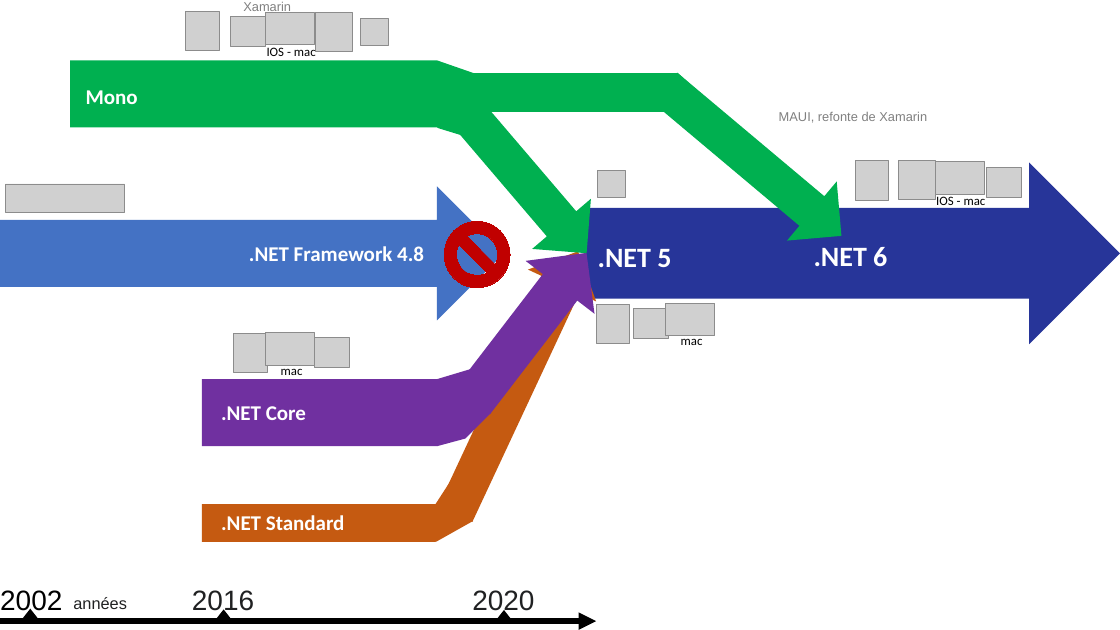
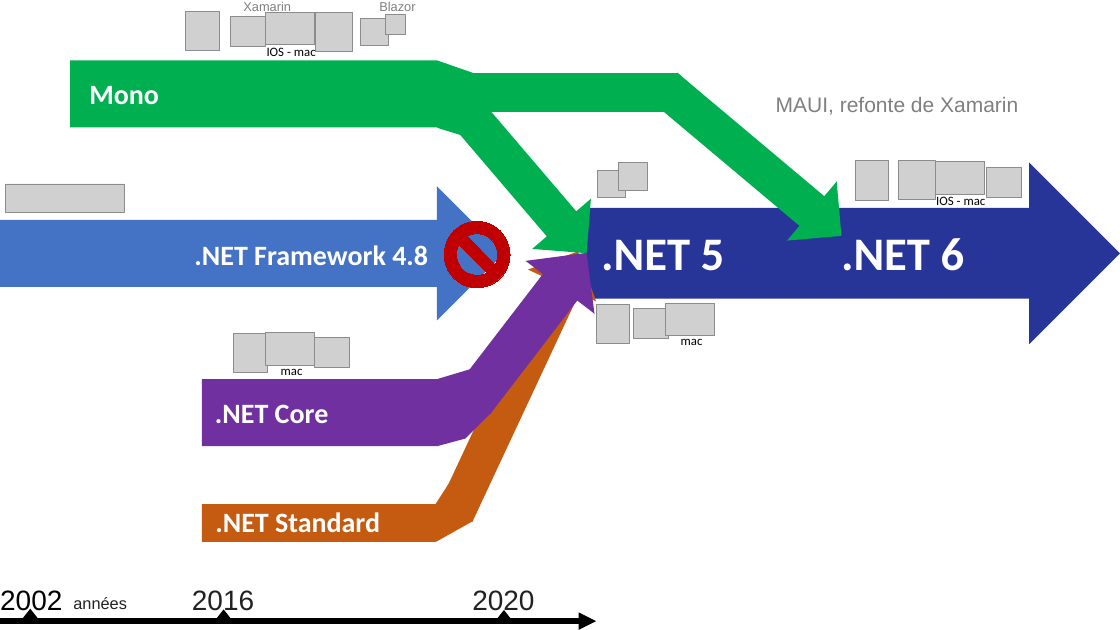
Before and after one commit to guillaume-chervet/course.dotnet, a slide deck: slide 11 of documentations/Dotnet vs dotnet core.pptx. Drawn at 1120x630 pixels with LibreOffice and Linux fonts; fonts in the diff are those of the drawing; grey boxes stand for pictures. Boxes give left, top, right and bottom in pixels: in the first picture for what was removed or moved away, otherwise in the second. Text is boxed around its words. In the diff, an @@ line names an element or a change of style, - is before the commit and + after.

```diff
--- a/documentations/Dotnet vs dotnet core.pptx
+++ b/documentations/Dotnet vs dotnet core.pptx
@@ text added at bbox=[379, 2, 415, 11], 11 pt, text #808080 @@
+Blazor
@@ picture added at bbox=[385, 15, 405, 35] @@
@@ text "MAUI, refonte de Xamarin": place and size @@
-text "MAUI, refonte de Xamarin" at bbox=[779, 112, 927, 123]
+text "MAUI, refonte de Xamarin" at bbox=[776, 97, 1018, 115]
@@ text "MAUI, refonte de Xamarin" at bbox=[776, 97, 1018, 115]: size 11 to 18 pt @@
@@ picture added at bbox=[618, 162, 647, 191] @@
@@ size 18 to 24 pt in 4 elements at bbox=[215, 512, 380, 533], bbox=[215, 404, 329, 423], bbox=[89, 86, 159, 105], bbox=[194, 245, 428, 265] @@
@@ text ".NET Framework 4.8": place and size @@
-text ".NET Framework 4.8" at bbox=[249, 246, 424, 261]
+text ".NET Framework 4.8" at bbox=[194, 245, 428, 265]
@@ text ".NET 5" at bbox=[601, 239, 725, 271]: size 24 to 40 pt @@
@@ text ".NET 5": place and size @@
-text ".NET 5" at bbox=[598, 249, 671, 267]
+text ".NET 5" at bbox=[601, 239, 725, 271]
@@ text ".NET 6": place and size @@
-text ".NET 6" at bbox=[814, 247, 887, 266]
+text ".NET 6" at bbox=[841, 234, 965, 271]
@@ text ".NET 6" at bbox=[841, 234, 965, 271]: size 24 to 40 pt @@
```
Also in this commit, not shown: 11 other slides changed, 3 other files.
